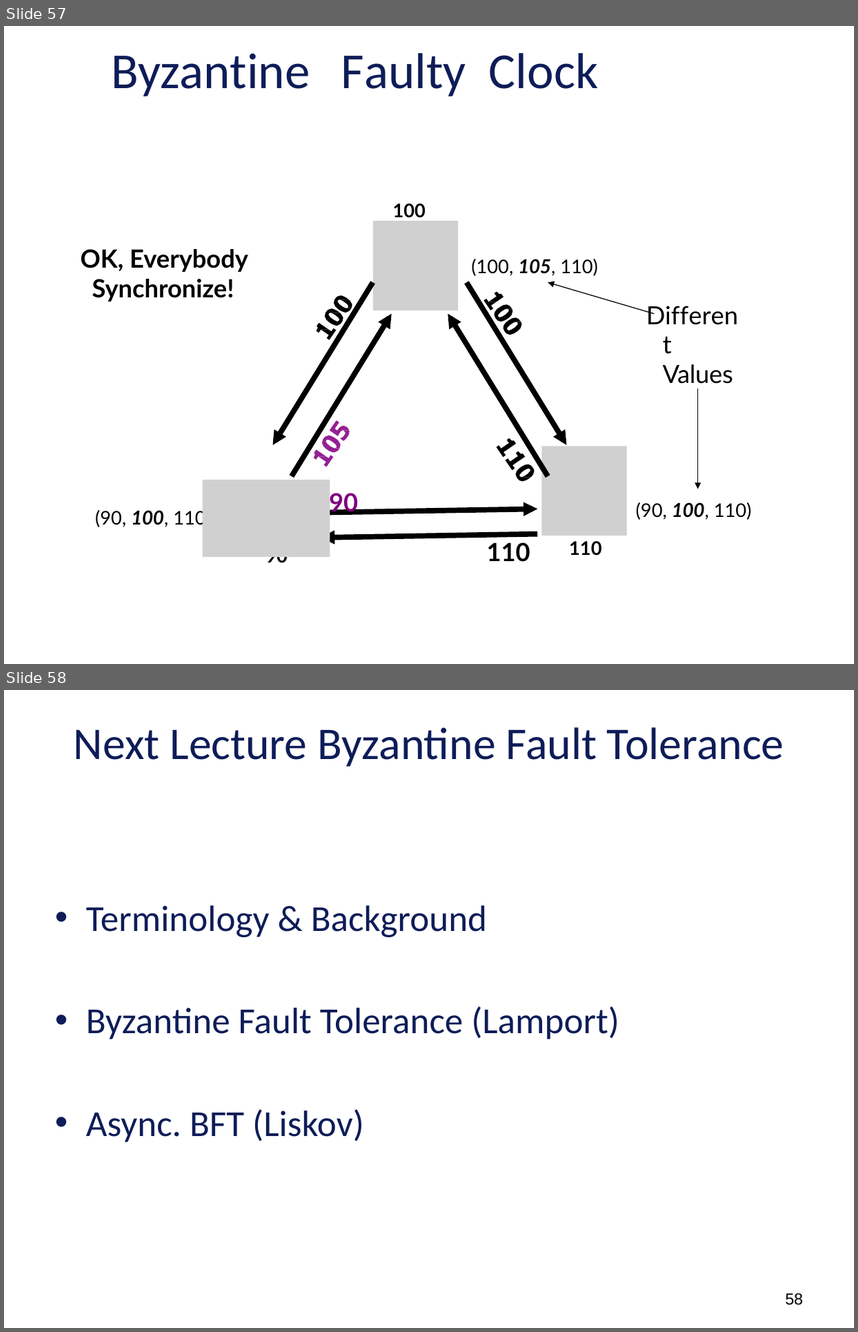
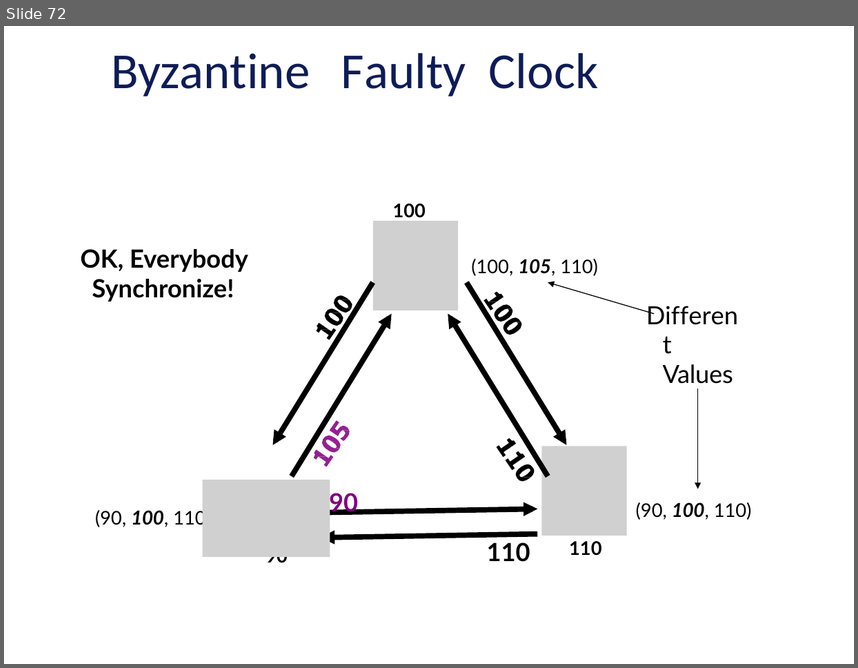
Before and after one commit to vu-resilient-distributed-systems/lectures-fall-2019, a slide deck: Module-5-AvoidingFailures/04_00_SoftwareFaultTolerance.pptx. Shown one above the other, each under a label of ours: slides 57 and 58 before the commit, slide 72 after it. The pictures are 858x1332 and 858x668 pixels, drawn with LibreOffice and Linux fonts; fonts in the diff are those of the drawing; grey boxes stand for pictures; background and template pictures are left out. Boxes give left, top, right and bottom in pixels: in the first picture for what was removed or moved away, otherwise in the second. Text is boxed around its words. In the diff, an @@ line names an element or a change of style, - is before the commit and + after.

```diff
--- a/Module-5-AvoidingFailures/04_00_SoftwareFaultTolerance.pptx
+++ b/Module-5-AvoidingFailures/04_00_SoftwareFaultTolerance.pptx
@@ slide 58 removed at bbox=[4, 690, 854, 1328], background picture (left out) @@
@@ title removed at bbox=[74, 727, 784, 767] @@
-Next Lecture Byzantine Fault Tolerance
@@ text removed at bbox=[86, 905, 619, 1142] @@
-• Terminology & Background
-• Byzantine Fault Tolerance (Lamport)
-• Async. BFT (Liskov)
@@ page number removed at bbox=[785, 1292, 803, 1305] @@
-58
@@ what was slide 57 is now slide 72 @@
```
Also in this commit, not shown: 4 slides changed, 16 slides added, 1 other slide removed, 2 other files.
